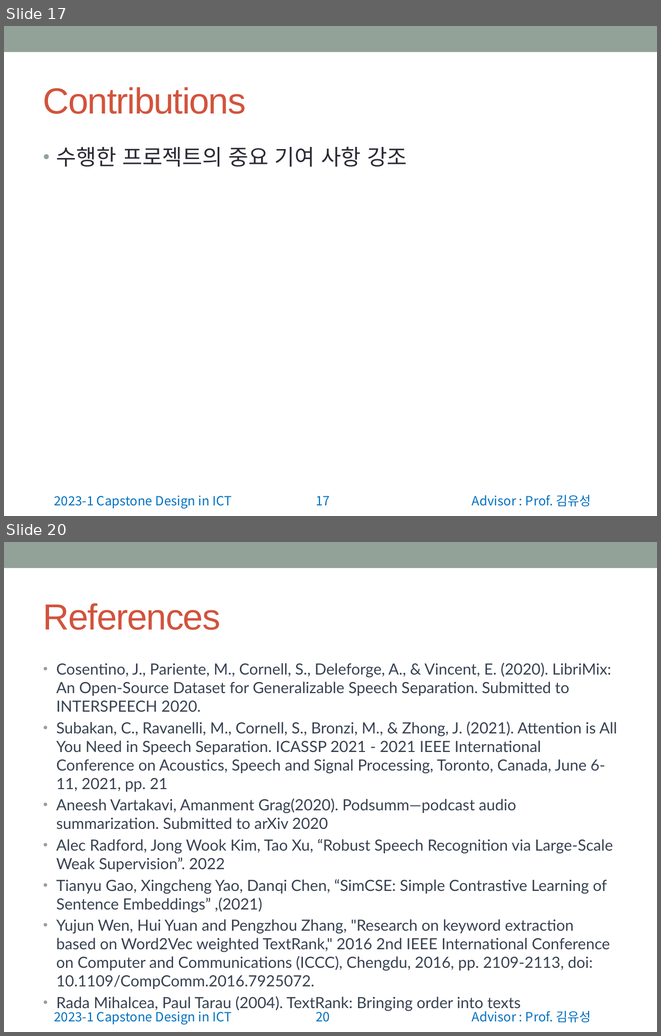
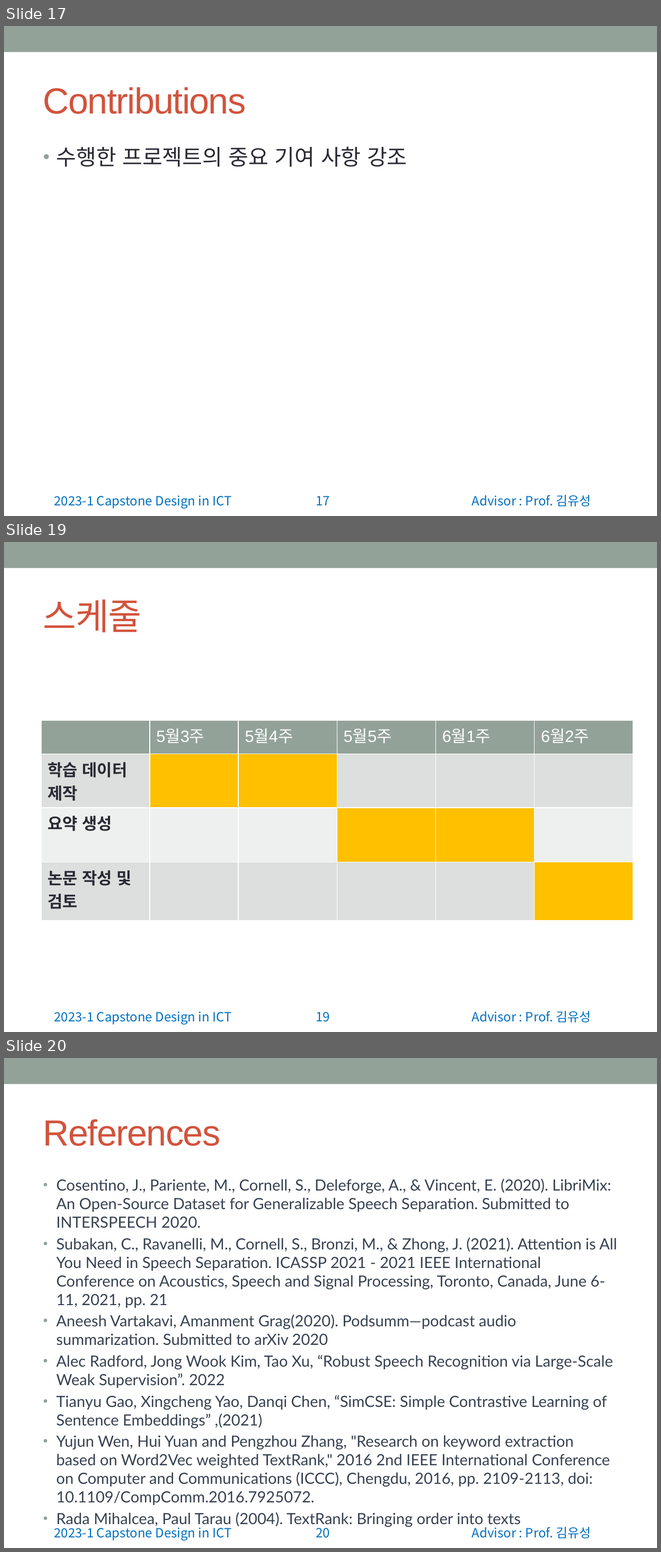
Before and after one commit to wonchul98/audio-to-summary, a slide deck: ppt/정보통신종합설계 중간발표 앞부분.pptx. Shown one above the other, each under a label of ours: slides 17 and 20 before the commit, slides 17, 19 and 20 after it; the slides between them are not shown. The pictures are 661x1036 and 661x1552 pixels, drawn with LibreOffice and Linux fonts; fonts in the diff are those of the drawing. Boxes give left, top, right and bottom in pixels: in the first picture for what was removed or moved away, otherwise in the second. Text is boxed around its words. In the diff, an @@ line names an element or a change of style, - is before the commit and + after.

```diff
--- a/ppt/정보통신종합설계 중간발표 앞부분.pptx
+++ b/ppt/정보통신종합설계 중간발표 앞부분.pptx
@@ slide 19 added at box(4, 542, 657, 1032), background #FFFFFF; not listed: 4 template elements that a slide beside it also shows @@
@@ title added at box(43, 599, 141, 633), 40 pt, text #D2533C @@
+스케줄
@@ table added at box(41, 720, 634, 918), 4 rows, 6 columns @@
+ | 5월3주 | 5월4주 | 5월5주 | 6월1주 | 6월2주
+학습 데이터 제작 |  |  |  |  | 
+요약 생성 |  |  |  |  | 
+논문 작성 및 검토 |  |  |  |  | 
```
Also in this commit, not shown: 1 slide changed, 1 other slide added, 2 slides removed.
